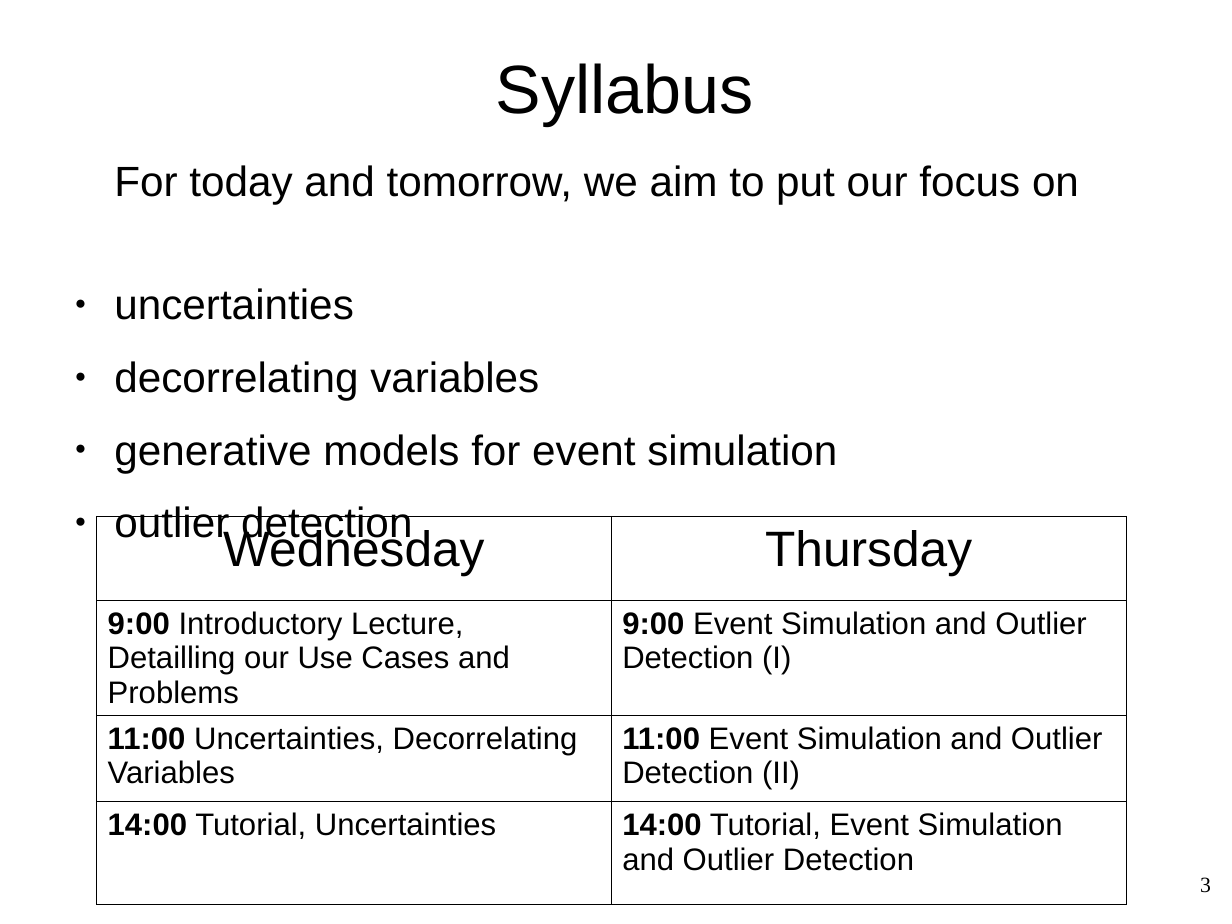
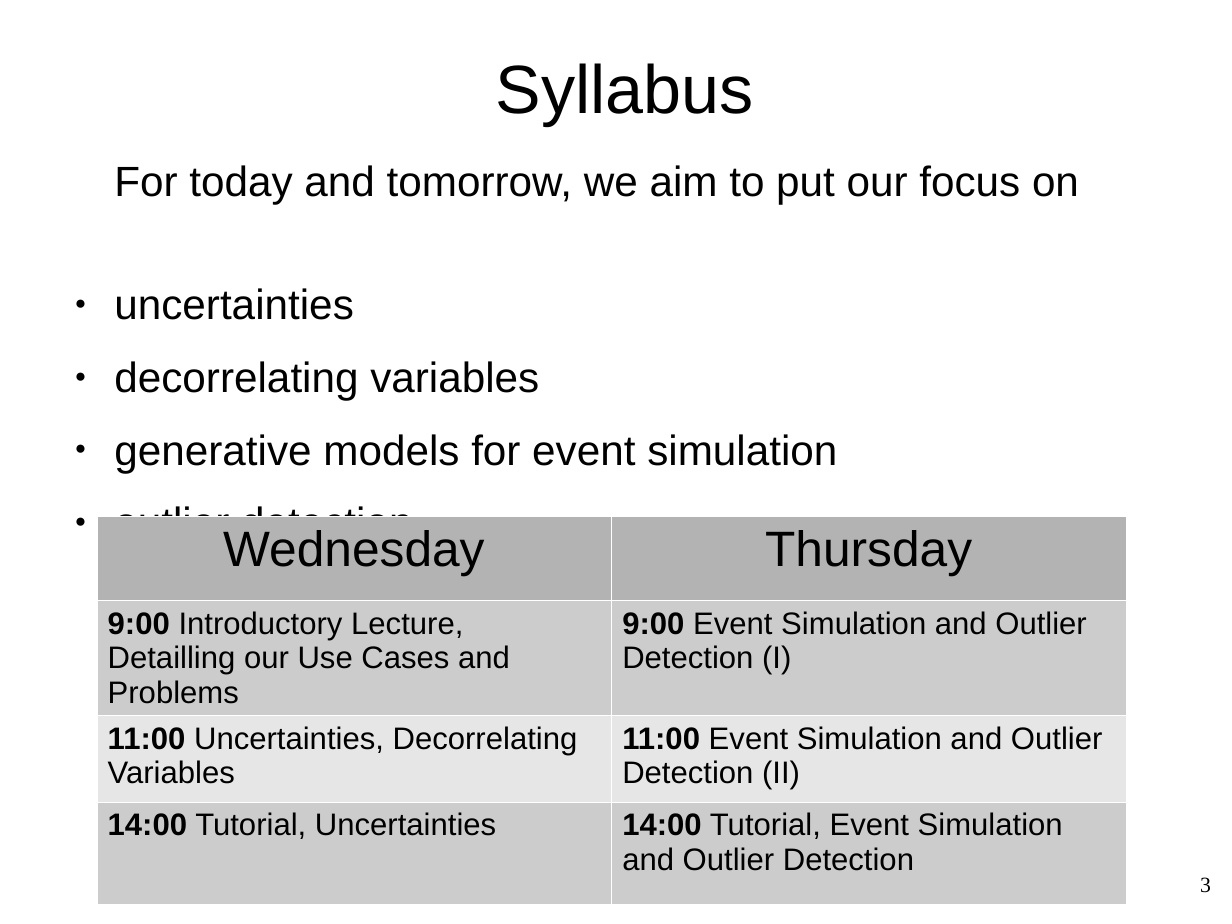
Before and after one commit to WolfgangWaltenberger/winterschool, a slide deck: slide 3 of systematics.odp. Drawn at 1232x924 pixels with LibreOffice and Linux fonts; fonts in the diff are those of the drawing. Boxes give left, top, right and bottom in pixels: in the first picture for what was removed or moved away, otherwise in the second. Text is boxed around its words. In the diff, an @@ line names an element or a change of style, - is before the commit and + after.

```diff
--- a/systematics.odp
+++ b/systematics.odp
@@ table at (x1=96, y1=517, x2=1127, y2=892) @@
@@ fill none to #B3B3B3 in row 1 @@
@@ fill none to #CCCCCC in 4 cells @@
@@ fill none to #E6E6E6 in row 3 @@
@@ borders changed @@
```
Also in this commit, not shown: 1 slide added, 1 other file.
